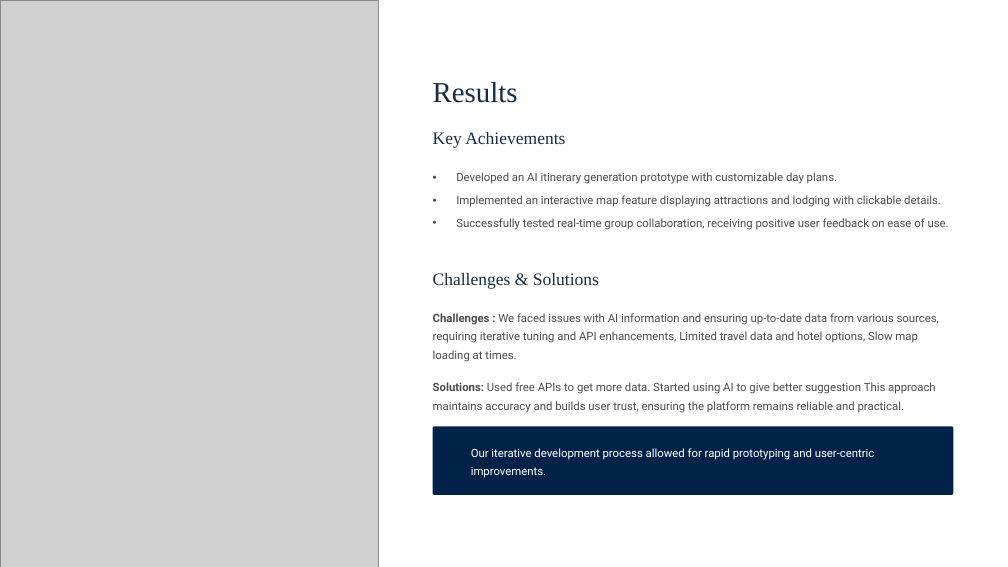
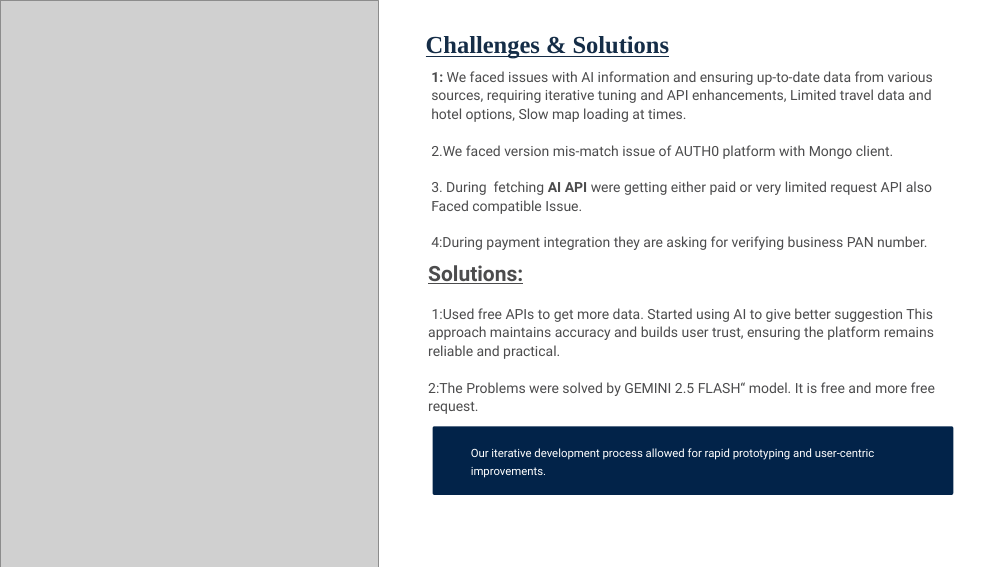
Before and after one commit to Suman7259/TravelTuner, a slide deck: slide 6 of Travel-Tuner-AI-Powered-Travel-Planning-Platform (1).pptx. Drawn at 1008x567 pixels with LibreOffice and Linux fonts; fonts in the diff are those of the drawing; grey boxes stand for pictures; background and template pictures are left out. Boxes give left, top, right and bottom in pixels: in the first picture for what was removed or moved away, otherwise in the second. Text is boxed around its words. In the diff, an @@ line names an element or a change of style, - is before the commit and + after.

Commit message:
feat: Enhance travel planning platform with new features and improvements
- Updated itinerary generation logic to allow for longer outputs.
- Integrated React Router for improved navigation between pages.
- Added Char Dham section with standard and custom package options.
- Implemented a new PaymentPage component for handling payment details.
- Updated AboutPage with new team member information.
- Improved user experience with custom package form and validation.

```diff
--- a/Travel-Tuner-AI-Powered-Travel-Planning-Platform (1).pptx
+++ b/Travel-Tuner-AI-Powered-Travel-Planning-Platform (1).pptx
@@ text "Challenges & Solutions": place and size @@
-text "Challenges & Solutions" at (433,273,599,288)
+text "Challenges & Solutions" at (426,36,670,59)
@@ text "Challenges & Solutions" at (426,36,670,59): size 20 to 28 pt, bold on, underline on @@
@@ text at (431,71,933,250): text changed; size 13 to 16 pt @@
-Challenges : We faced issues with AI information and ensuring up-to-date data from various sources, requiring iterative tuning and API enhancements, Limited travel data and hotel options, Slow map loading at times.
+1: We faced issues with AI information and ensuring up-to-date data from various sources, requiring iterative tuning and API enhancements, Limited travel data and hotel options, Slow map loading at times.
+2.We faced version mis-match issue of AUTH0 platform with Mongo client.
+3. During fetching AI API were getting either paid or very limited request API also Faced compatible Issue.
+4:During payment integration they are asking for verifying business PAN number.
@@ text removed at (433,82,518,103) @@
-Results
@@ text removed at (433,132,565,148) @@
-Key Achievements
@@ text removed at (456,172,837,184) @@
-• Developed an AI itinerary generation prototype with customizable day plans.
@@ text at (456,195,941,207): text changed @@
-• Implemented an interactive map feature displaying attractions and lodging with clickable details.
+.
@@ text removed at (456,218,949,230) @@
-• Successfully tested real-time group collaboration, receiving positive user feedback on ease of use.
@@ text at (428,265,935,414): text changed; size 13 to 16 pt @@
-Solutions: Used free APIs to get more data. Started using AI to give better suggestion This approach maintains accuracy and builds user trust, ensuring the platform remains reliable and practical.
+Solutions:
+1:Used free APIs to get more data. Started using AI to give better suggestion This approach maintains accuracy and builds user trust, ensuring the platform remains reliable and practical.
+2:The Problems were solved by GEMINI 2.5 FLASH“ model. It is free and more free request.
```
Also in this commit, not shown: 2 other slides changed, 5 other files.
